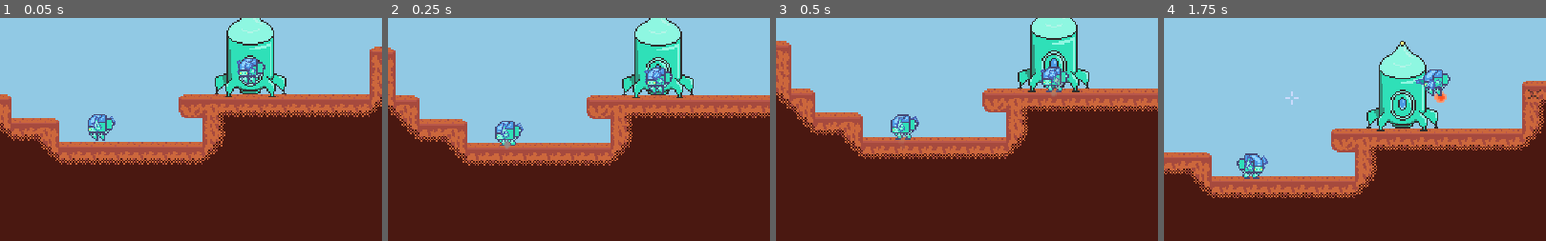
Above: before the commit, frames 1-4 (left to right).
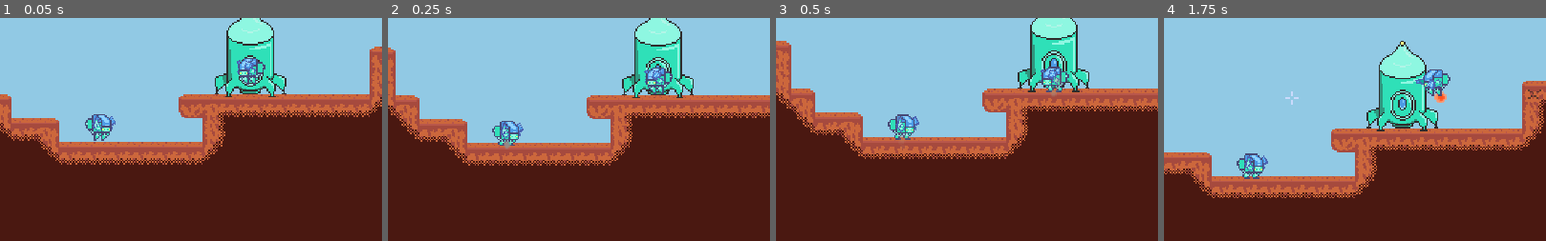
Above: after the commit, the same moments.

Repository: MichaelRRyan/Mecha-Miners
Game: Godot game, scene res://scenes/Gameplay.tscn
Two runs of this game, one before a commit and one after it. Both use one fixed random seed, a clock stepped at 60 frames per second and the inputs below.
Inputs (mouse positions are % of the whole screen's width and height, from its top left):
- Up to frame 1 (0.05 s): no input
- Up to frame 2 (0.25 s): no input
- Up to frame 3 (0.5 s): no input
- Up to frame 4 (1.75 s): tap Enter at 0.5 s; move the mouse to (72, 45) at 0.52 s; press the mouse at (72, 45) at 0.53 s; hold D (move_right) 0.53-1.28 s; tap W (jump) at 0.77, 1.52 s; move the mouse to (30, 55) at 1.27 s; release the mouse at (30, 55) at 1.28 s; hold A (move_left) from 1.28 s (still down); right-click (30, 55) at 1.35 s
The pictures show only the part of the screen within x 13-63%, y 37-87%; the shares and areas given below are measured in that part.

The runs differ from the first frame. In frame 1, 0.4% of the frame differs, in the area x 22-30%, y 43-56%; in frame 2, 0.4%, in the area x 27-35%, y 46-57%; in frame 3, 0.4%; in frame 4, nothing differs.

Commit message:
Added a simple finite state machine/behaviour tree

Diff:
--- a/project.godot
+++ b/project.godot
@@ -9,12 +9,18 @@
 config_version=4
 
 _global_script_classes=[ {
+"base": "Node",
+"class": "AIBehaviours",
+"language": "GDScript",
+"path": "res://scripts/AIBehaviours.gd"
+}, {
 "base": "Reference",
 "class": "Inventory",
 "language": "GDScript",
 "path": "res://scripts/Inventory.gd"
 } ]
 _global_script_class_icons={
+"AIBehaviours": "",
 "Inventory": ""
 }
 
--- /dev/null
+++ b/scenes/AIController.tscn
@@ -0,0 +1,6 @@
+[gd_scene load_steps=2 format=2]
+
+[ext_resource path="res://scripts/AIController.gd" type="Script" id=1]
+
+[node name="AIController" type="Node"]
+script = ExtResource( 1 )
--- a/scenes/Gameplay.tscn
+++ b/scenes/Gameplay.tscn
@@ -7,6 +7,7 @@
 [ext_resource path="res://scenes/DropPod.tscn" type="PackedScene" id=5]
 [ext_resource path="res://scenes/Cursor.tscn" type="PackedScene" id=6]
 [ext_resource path="res://scripts/PlayerManager.gd" type="Script" id=7]
+[ext_resource path="res://scenes/AIController.tscn" type="PackedScene" id=8]
 
 [node name="Gameplay" type="Node2D"]
 
@@ -33,6 +34,8 @@
 [node name="Player2" parent="PlayerManager" instance=ExtResource( 1 )]
 position = Vector2( -37.1231, 148.846 )
 
+[node name="AIController" parent="PlayerManager/Player2" instance=ExtResource( 8 )]
+
 [node name="BulletManager" type="Node2D" parent="." groups=["bullet_manager"]]
 script = ExtResource( 4 )
 
--- /dev/null
+++ b/scripts/AIBehaviours.gd
@@ -0,0 +1,29 @@
+extends Node
+class_name AIBehaviours
+
+#-------------------------------------------------------------------------------
+class Behaviour:
+	extends Node
+
+	var _brain = null setget set_brain
+
+
+	#---------------------------------------------------------------------------
+	func set_brain(brain):
+		_brain = brain
+
+
+	#---------------------------------------------------------------------------
+	func _process(_delta):
+		pass
+
+
+#-------------------------------------------------------------------------------
+class IdleBehaviour:
+	extends Behaviour
+
+	func _process(_delta):
+		pass
+
+
+#-------------------------------------------------------------------------------
--- /dev/null
+++ b/scripts/AIController.gd
@@ -0,0 +1,27 @@
+extends AIBehaviours # So we can access all behaviours without prefix.
+
+var state : Behaviour = null
+
+
+# -----------------------------------------------------------------------------
+func change_state(new_state : Behaviour) -> void:
+	if state:
+		state.queue_free()
+
+	state = new_state
+	add_child(state)
+	state.owner = self
+	state.set_brain(self)
+
+
+# -----------------------------------------------------------------------------
+func _ready() -> void:
+	change_state(IdleBehaviour.new())
+
+
+# -----------------------------------------------------------------------------
+func _process(_delta : float) -> void:
+	pass
+
+
+# -----------------------------------------------------------------------------
--- a/scripts/Player.gd
+++ b/scripts/Player.gd
@@ -197,8 +197,8 @@
 
 # -----------------------------------------------------------------------------
 func __handle_sprite_flip():
-	var dir_to_mouse = get_global_mouse_position().x - global_position.x
-	$AnimatedSprite.flip_h = dir_to_mouse < 0.0
+	var dir_to_target = _target.x - global_position.x
+	$AnimatedSprite.flip_h = dir_to_target < 0.0
 
 
 # -----------------------------------------------------------------------------
Not shown: 1 places in scenes/Gameplay.tscn that only renumber resources
